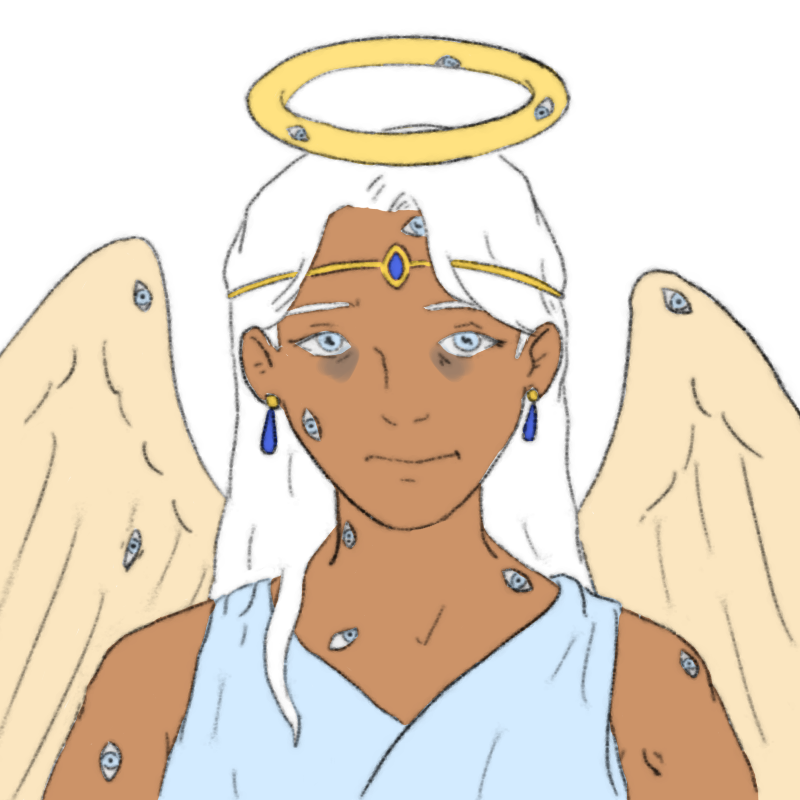
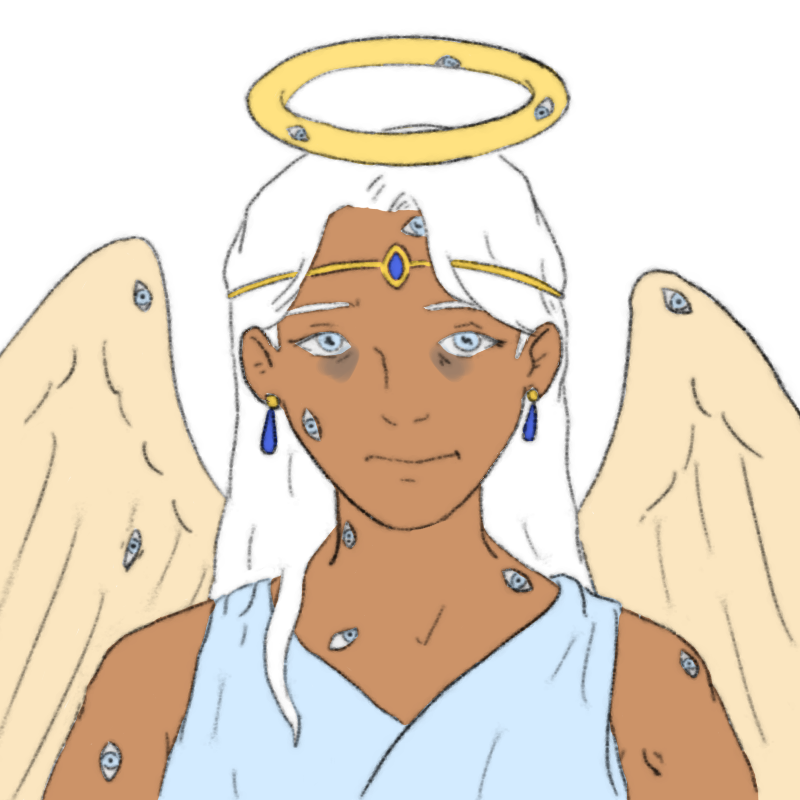
The second (800, 800) image is a revision of the first. Changes to its layers:
painted on "Calque de dessin 2" over 243, 329, 561, 484
painted on "Calque de dessin 7" over 264, 330, 561, 484
painted on "Calque de dessin 5" over 243, 329, 561, 484
painted on "Calque de dessin 6" over 243, 329, 561, 484
